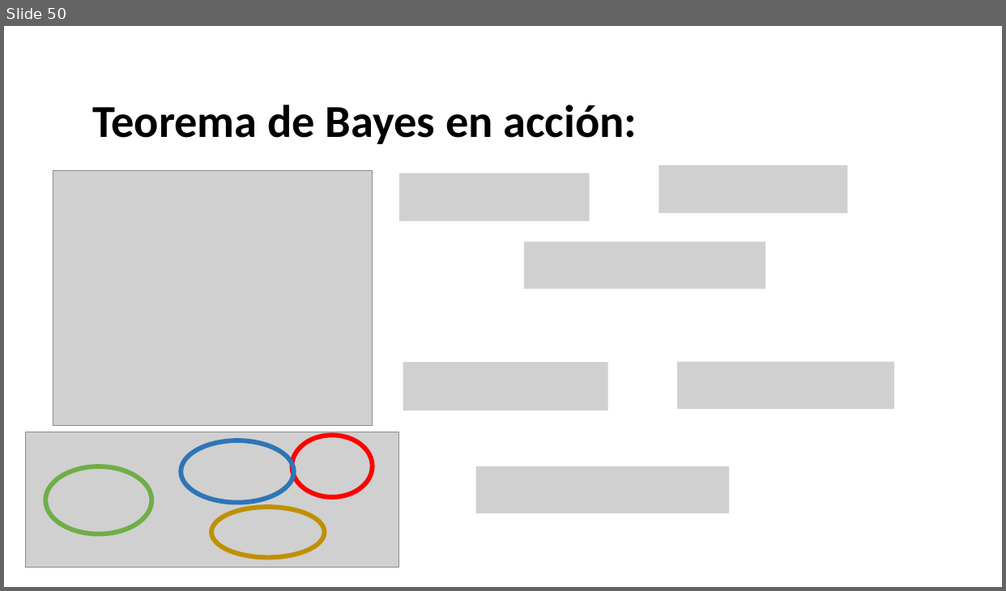
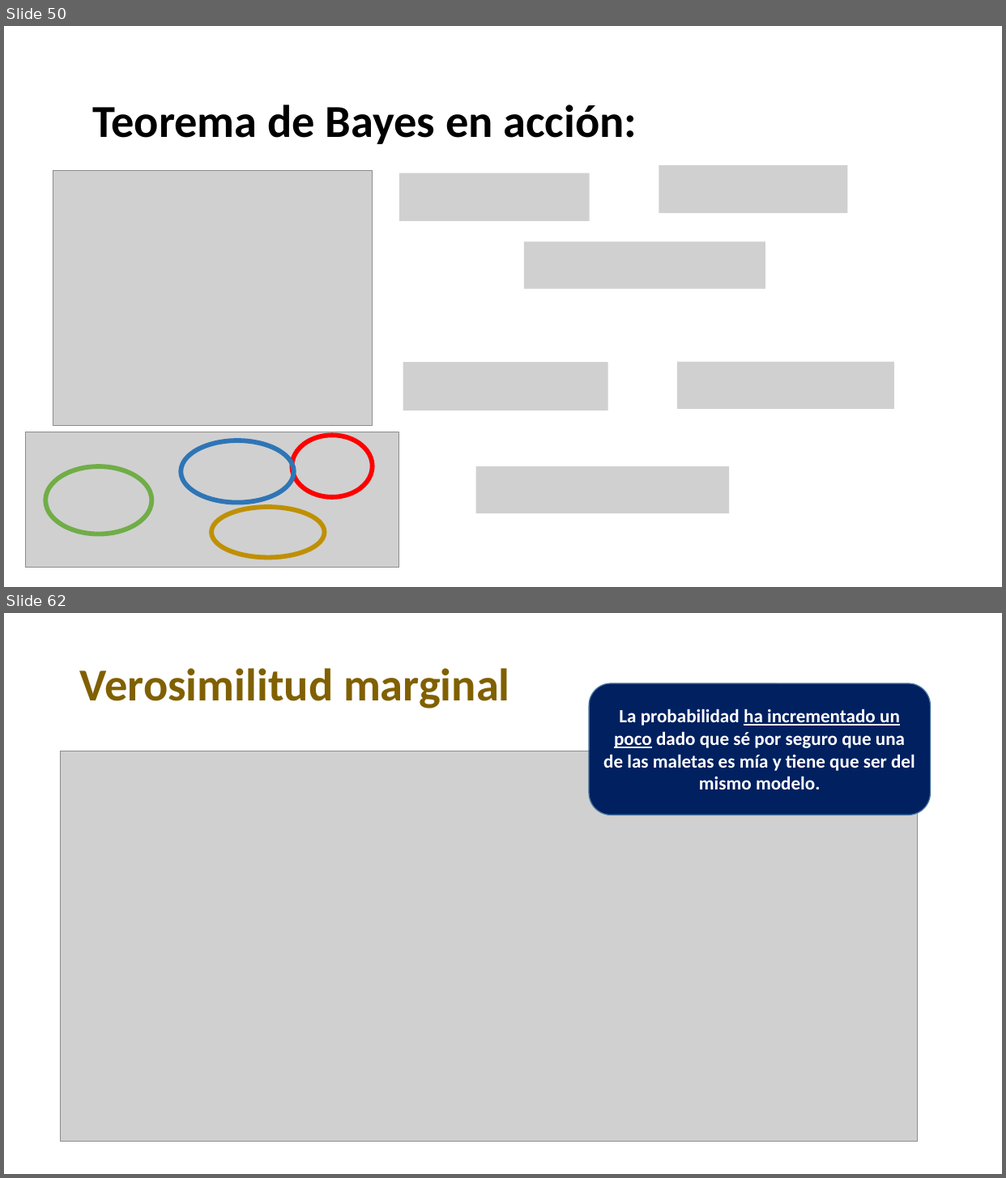
Before and after one commit to Adrifelcha/afchavez-019, a slide deck: Lab25/Adjuntías/2020-2/InferenciaBayesiana.pptx. Shown one above the other, each under a label of ours: slide 50 before the commit, slides 50 and 62 after it; the slides between them are not shown. The pictures are 1006x591 and 1006x1178 pixels, drawn with LibreOffice and Linux fonts; fonts in the diff are those of the drawing; grey boxes stand for pictures. Boxes give left, top, right and bottom in pixels: in the first picture for what was removed or moved away, otherwise in the second. Text is boxed around its words. In the diff, an @@ line names an element or a change of style, - is before the commit and + after.

```diff
--- a/Lab25/Adjuntías/2020-2/InferenciaBayesiana.pptx
+++ b/Lab25/Adjuntías/2020-2/InferenciaBayesiana.pptx
@@ slide 62 added at (4,613,1002,1174), background #FFFFFF @@
@@ text added at (80,668,510,709), 44 pt, text #806000, bold @@
+Verosimilitud marginal
@@ rounded rectangle added at (590,683,931,815), fill #002060, outline #43739E 1 pt, 18 pt, text #FFFFFF, bold @@
+La probabilidad ha incrementado un poco dado que sé por seguro que una de las maletas es mía y tiene que ser del mismo modelo.
@@ picture added at (60,752,918,1142) @@
```
Also in this commit, not shown: 1 slide changed, 26 other slides added.
